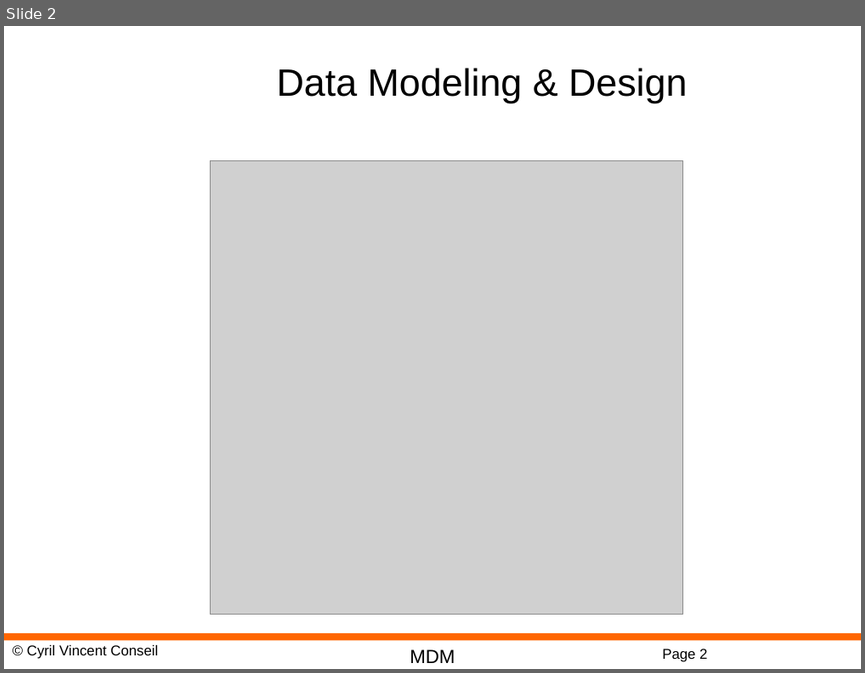
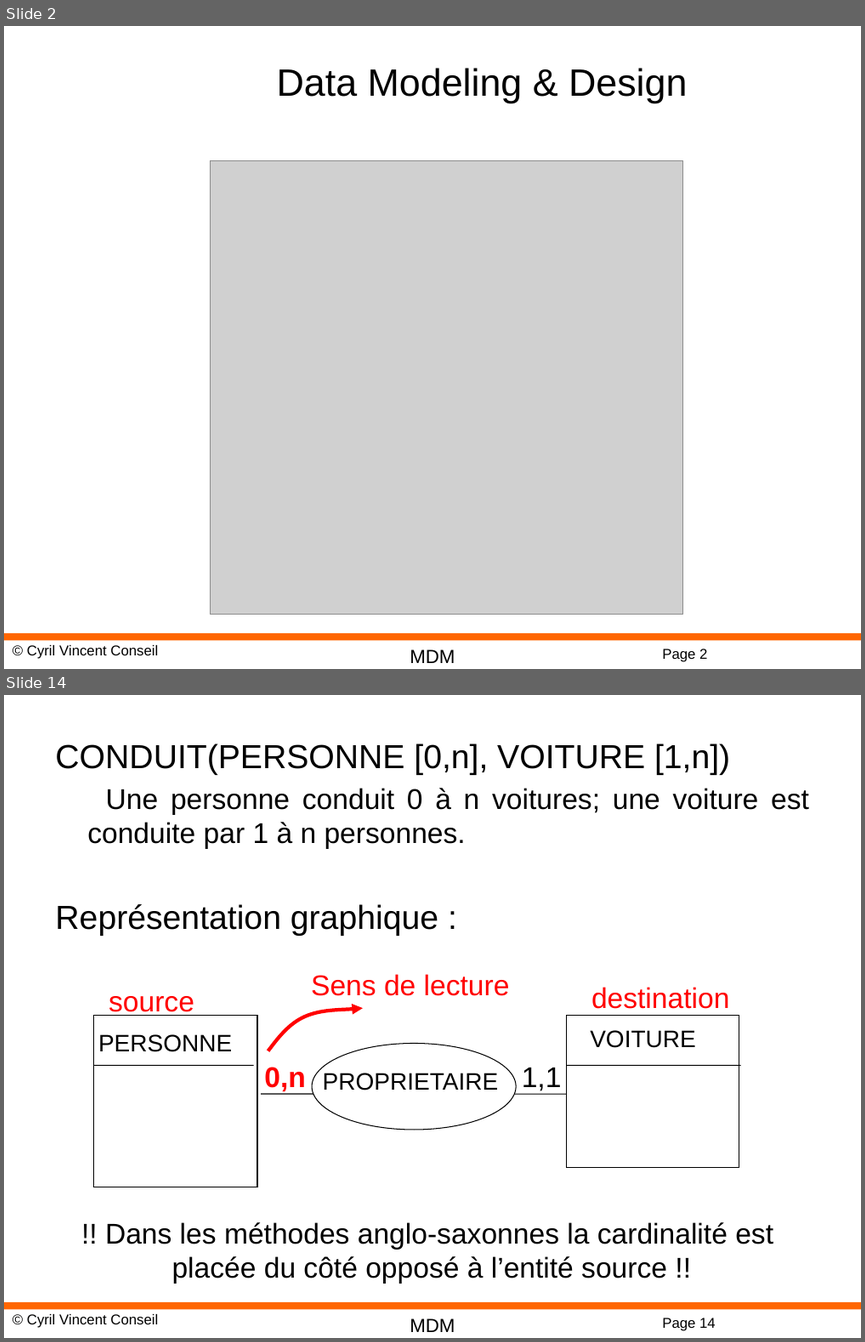
Before and after one commit to cyrilvincent/mdm, a slide deck: DM05-Design.pptx. Shown one above the other, each under a label of ours: slide 2 before the commit, slides 2 and 14 after it; the slides between them are not shown. The pictures are 865x673 and 865x1342 pixels, drawn with LibreOffice and Linux fonts; fonts in the diff are those of the drawing; grey boxes stand for pictures; background and template pictures are left out. Boxes give left, top, right and bottom in pixels: in the first picture for what was removed or moved away, otherwise in the second. Text is boxed around its words. In the diff, an @@ line names an element or a change of style, - is before the commit and + after.

```diff
--- a/DM05-Design.pptx
+++ b/DM05-Design.pptx
@@ slide 14 added at (4,695,861,1338), background #FFFFFF; not listed: 4 template elements that a slide beside it also shows @@
@@ text added at (55,743,809,936), 24 pt, text #000000 @@
+CONDUIT(PERSONNE [0,n], VOITURE [1,n])
+Une personne conduit 0 à n voitures; une voiture est conduite par 1 à n personnes.
+Représentation graphique :
@@ group added at (94,974,741,1187): 8 texts, 3 lines, 2 rectangles, 1 ellipse, 1 freeform shape @@
+PERSONNE
+VOITURE
+PROPRIETAIRE
+0,n
+1,1
+Sens de lecture
+source
+destination
@@ text added at (105,1222,773,1283), 24 pt, text #000000 @@
+!! Dans les méthodes anglo-saxonnes la cardinalité est
+placée du côté opposé à l’entité source !!
```
Also in this commit, not shown: 1 slide changed, 58 other slides added, 3 slides removed, 32 other files.
